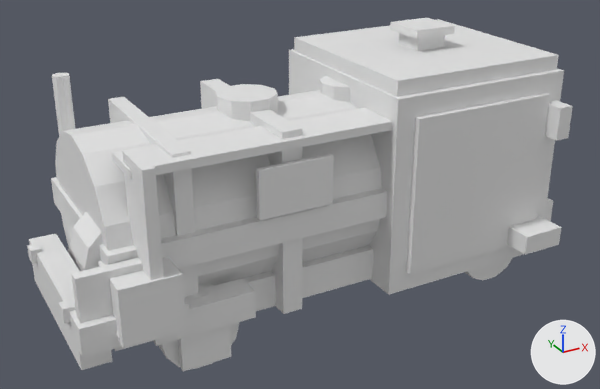
The glTF model game/Airside/Assets/Airside/Art/Models/Vehicles/mdl_fuel_truck_small_authored_v01.gltf as it was, and as the next commit left it.
Rendered twice from a 50 mm lens placed at (-2.85, -5.14, 3.35), pointed at (-0.05, -0.06, 0.81). Every picture has the same lights, and +X, +Y and +Z are marked at lower right. The older version comes first.

Script lines for the objects in view, before the commit:
```python
me_beacon_guard = bpy.data.meshes.new('beacon_guard')
me_beacon_guard.from_pydata(...)  # a box spanning x 0.875..1.225, y -0.175..0.175, z 1.92..1.98
me_fuel_hazard = bpy.data.meshes.new('fuel_hazard')
me_fuel_hazard.from_pydata(...)  # a box spanning x -0.725..-0.175, y -0.74..-0.7, z 1.025..1.375
me_tank_band_2 = bpy.data.meshes.new('tank_band_2')
me_tank_band_2.from_pydata(...)  # a box spanning x -0.525..-0.375, y -0.675..0.675, z 0.225..1.575
ob_beacon_guard = bpy.data.objects.new('beacon_guard', me_beacon_guard)
ob_beacon_guard.location = (0.0, 0.0, 0.0)
ob_fuel_hazard = bpy.data.objects.new('fuel_hazard', me_fuel_hazard)
ob_fuel_hazard.location = (0.0, 0.0, 0.0)
ob_tank_band_2 = bpy.data.objects.new('tank_band_2', me_tank_band_2)
ob_tank_band_2.location = (0.0, 0.0, 0.0)
# also in view: 'bumper_rear' at (-1.85, 0.0, 0.4); 'beacon' at (1.05, 0.0, 1.85); 'tank_cap' at (-0.45, 0.0, 1.55); 'tank' at (-0.45, 0.0, 0.9); 'cab' at (1.05, 0.0, 0.95)
```
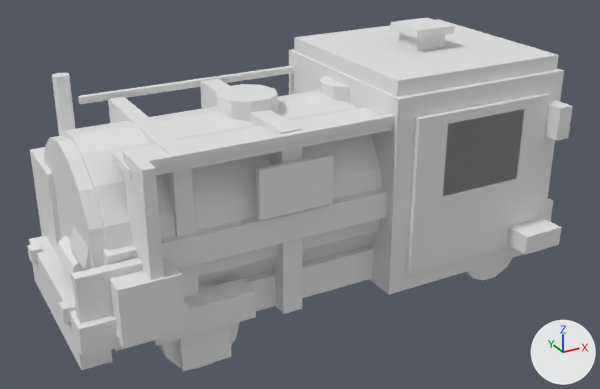
Pixel boxes [x1, y1, x2, y2] of what changed, in the pictures (600 x 389 px):
'tank_end_r', added: after [44, 135, 107, 269]
'tank_rail_l', added: after [146, 114, 395, 168]
'pump_cabinet', added: after [30, 147, 61, 251]
'tank_rail_r', added: after [78, 66, 293, 104]
'door_glass', added: after [443, 110, 524, 195]
'hose_coil_a', added: after [64, 250, 82, 278]
'hose_coil_b', added: after [56, 235, 71, 269]
'hose_reel', unchanged, covered by the edit: before [70, 212, 103, 271]; after [70, 227, 91, 271]

The change in detail:
Mesh me_door_glass is new.
It is a box spanning x 0.7..1.4, y -0.82..-0.78, z 0.925..1.475.
Mesh me_hose_coil_b is new.
It is a 10-sided cylinder along y spanning x -1.87..-1.63, y -0.1..0.1, z 0.586..0.814.
Mesh me_hose_coil_a is new.
It is a 10-sided cylinder along y spanning x -1.87..-1.63, y -0.3..-0.1, z 0.586..0.814.
Mesh me_pump_cabinet is new.
It is a box spanning x -1.825..-1.275, y 0.275..0.825, z 0.5..1.2.
Mesh me_tank_rail_r is new.
It is a box spanning x -1.45..0.55, y 0.7..0.74, z 1.52..1.58.
Mesh me_tank_rail_l is new.
It is a box spanning x -1.45..0.55, y -0.74..-0.7, z 1.52..1.58.
Mesh me_tank_end_r is new.
It is a 16-sided cylinder along x spanning x -1.79..-1.57, y -0.62..0.62, z 0.28..1.52.
Object 'door_glass' (ob_door_glass) is new; it shows me_door_glass.
Its location is (0.0, 0.0, 0.0).
Object 'hose_coil_b' (ob_hose_coil_b) is new; it shows me_hose_coil_b.
Its location is (0.0, 0.0, 0.0).
Object 'hose_coil_a' (ob_hose_coil_a) is new; it shows me_hose_coil_a.
Its location is (0.0, 0.0, 0.0).
Object 'pump_cabinet' (ob_pump_cabinet) is new; it shows me_pump_cabinet.
Its location is (0.0, 0.0, 0.0).
Object 'tank_rail_r' (ob_tank_rail_r) is new; it shows me_tank_rail_r.
Its location is (0.0, 0.0, 0.0).
Object 'tank_rail_l' (ob_tank_rail_l) is new; it shows me_tank_rail_l.
Its location is (0.0, 0.0, 0.0).
Object 'tank_end_r' (ob_tank_end_r) is new; it shows me_tank_end_r.
Its location is (0.0, 0.0, 0.0).
